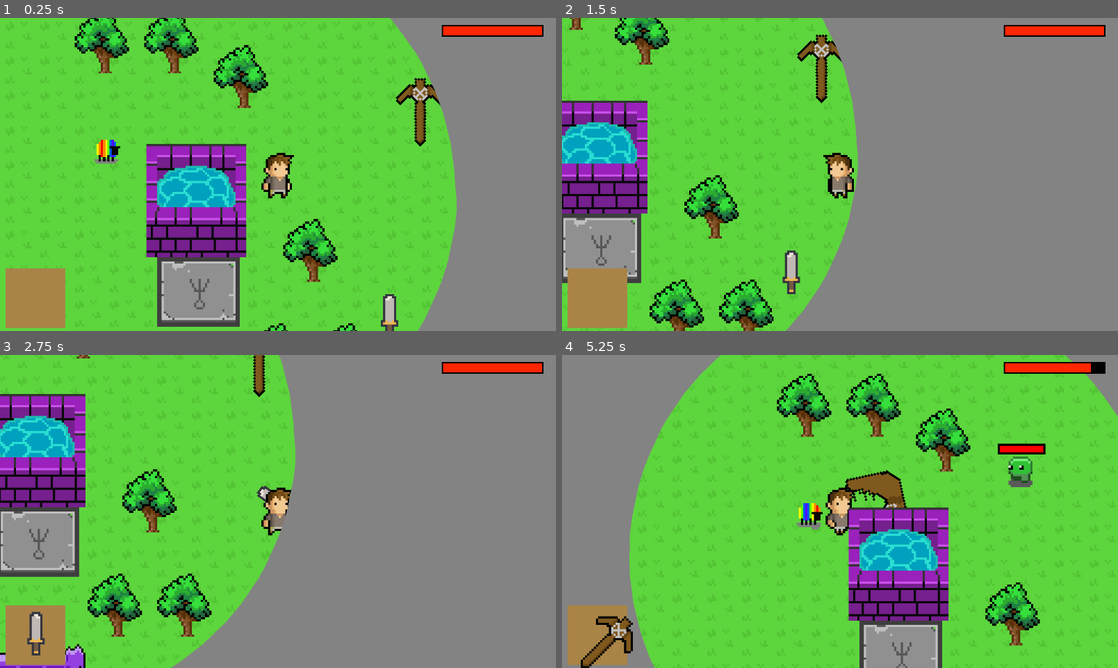
Above: before the commit, frames 1-4 (two rows, left to right).
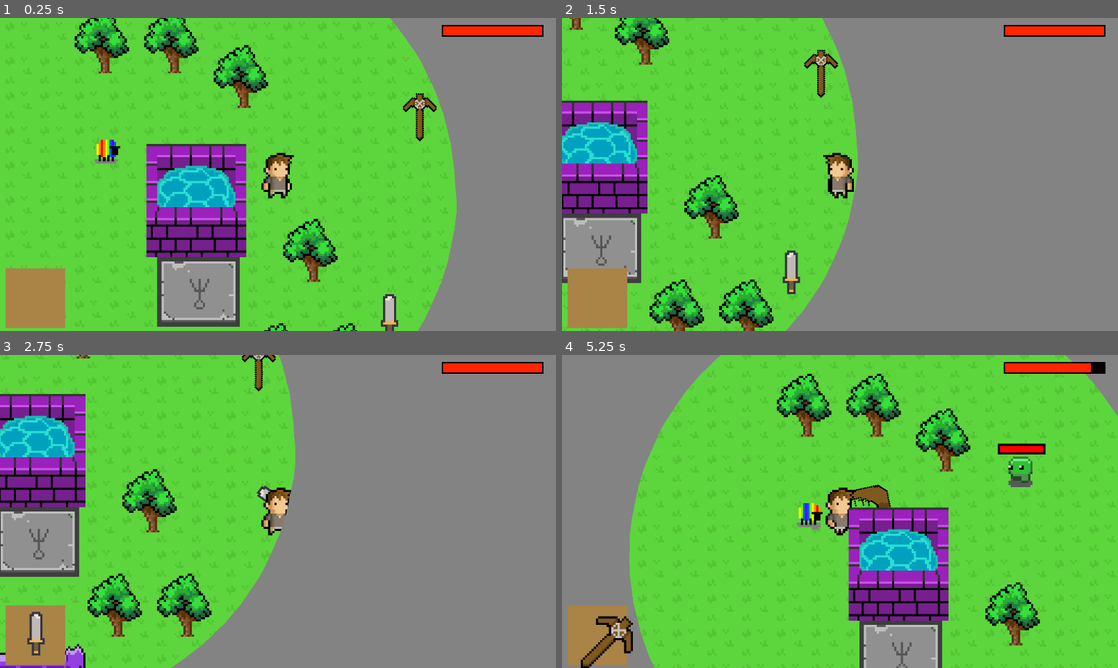
Above: after the commit, the same moments.

Repository: Tourtle21/DefendersOfTheKeep
Game: Godot game, scene res://world/world.tscn
Two runs of this game, one before a commit and one after it. Both use one fixed random seed, a clock stepped at 60 frames per second and the inputs below. Sound files missing from this copy of the repository are replaced by a short silence.
Inputs (mouse positions are in pixels of both pictures, inside the frame that each line leads up to):
- Up to frame 1 (0.25 s): no input
- Up to frame 2 (1.5 s): move the mouse to (962, 158) at 0.52 s; hold D (move_right) 0.53-1.28 s; click (962, 158) at 0.67 s; move the mouse to (728, 190) at 1.27 s; hold S (move_down) from 1.28 s (still down)
- Up to frame 3 (2.75 s): move the mouse to (333, 442) at 2.02 s; release S (move_down) at 2.03 s; hold D (move_right) from 2.03 s (still down)
- Up to frame 4 (5.25 s): move the mouse to (812, 574) at 2.77 s; release D (move_right) at 2.78 s; hold W (move_up) 2.78-3.53 s; click (812, 574) at 2.92 s; move the mouse to (1006, 558) at 3.52 s; hold A (move_left) 3.53-5.03 s; move the mouse to (673, 464) at 4.27 s; move the mouse to (867, 511) at 5.02 s; hold S (move_down) from 5.03 s (still down); click (867, 511) at 5.17 s

The runs differ from the first frame. In frame 1, 0.7% of the frame differs, in the area x 71-80%, y 19-42%; in frame 2, 0.7%; in frame 3, 0.2%; in frame 4, 0.9%, in the area x 50-62%, y 36-49%.

Commit message:
Added shake to trees

Diff:
--- a/collectables/rock/big_rock.tscn
+++ b/collectables/rock/big_rock.tscn
@@ -6,8 +6,8 @@
 radius = 11.0
 
 [node name="BigRock" type="StaticBody2D"]
-collision_layer = 8
-collision_mask = 3
+collision_layer = 128
+collision_mask = 19
 
 [node name="Sprite2D" type="Sprite2D" parent="."]
 texture_filter = 1
--- a/collectables/rock/medium_rock.tscn
+++ b/collectables/rock/medium_rock.tscn
@@ -7,8 +7,8 @@
 height = 14.0
 
 [node name="MediumRock" type="StaticBody2D"]
-collision_layer = 8
-collision_mask = 3
+collision_layer = 128
+collision_mask = 19
 
 [node name="Sprite2D" type="Sprite2D" parent="."]
 texture_filter = 1
--- a/collectables/rock/small_rocks.tscn
+++ b/collectables/rock/small_rocks.tscn
@@ -6,8 +6,8 @@
 size = Vector2(11, 11)
 
 [node name="SmallRocks" type="StaticBody2D"]
-collision_layer = 8
-collision_mask = 3
+collision_layer = 128
+collision_mask = 19
 
 [node name="Sprite2D" type="Sprite2D" parent="."]
 texture_filter = 1
--- /dev/null
+++ b/collectables/tree/tree.gd
@@ -0,0 +1,21 @@
+extends StaticBody2D
+
+var is_taking_damage = false
+
+# Called when the node enters the scene tree for the first time.
+func _ready() -> void:
+	pass # Replace with function body.
+
+
+# Called every frame. 'delta' is the elapsed time since the previous frame.
+func _process(delta: float) -> void:
+	pass
+
+func take_damage(position) -> void:
+	is_taking_damage = true
+	$AnimationPlayer.play("shake")
+
+
+func _on_animation_player_animation_finished(anim_name: StringName) -> void:
+	$AnimationPlayer.play("RESET")
+	is_taking_damage = false
--- a/collectables/tree/tree.tscn
+++ b/collectables/tree/tree.tscn
@@ -1,14 +1,53 @@
-[gd_scene load_steps=3 format=3 uid="uid://bdb8kv72oovcr"]
+[gd_scene load_steps=7 format=3 uid="uid://bdb8kv72oovcr"]
 
 [ext_resource type="Texture2D" uid="uid://dx4bqm58kjyjp" path="res://collectables/tree/tree.png" id="1_qk3ct"]
+[ext_resource type="Script" path="res://collectables/tree/tree.gd" id="1_ybxg2"]
 
 [sub_resource type="CapsuleShape2D" id="CapsuleShape2D_ipa04"]
 radius = 1.5
 height = 6.0
 
+[sub_resource type="Animation" id="Animation_q55jd"]
+resource_name = "shake"
+length = 0.5
+tracks/0/type = "value"
+tracks/0/imported = false
+tracks/0/enabled = true
+tracks/0/path = NodePath("Sprite2D:offset")
+tracks/0/interp = 1
+tracks/0/loop_wrap = true
+tracks/0/keys = {
+"times": PackedFloat32Array(0, 0.05, 0.133333, 0.166667, 0.3, 0.4),
+"transitions": PackedFloat32Array(1, 1, 1, 1, 1, 1),
+"update": 0,
+"values": [Vector2(-2, 0), Vector2(2, 0), Vector2(-2, 0), Vector2(2, 0), Vector2(-2, 0), Vector2(2, 0)]
+}
+
+[sub_resource type="Animation" id="Animation_xwxpq"]
+length = 0.001
+tracks/0/type = "value"
+tracks/0/imported = false
+tracks/0/enabled = true
+tracks/0/path = NodePath("Sprite2D:offset")
+tracks/0/interp = 1
+tracks/0/loop_wrap = true
+tracks/0/keys = {
+"times": PackedFloat32Array(0),
+"transitions": PackedFloat32Array(1),
+"update": 0,
+"values": [Vector2(0, 0)]
+}
+
+[sub_resource type="AnimationLibrary" id="AnimationLibrary_h555c"]
+_data = {
+"RESET": SubResource("Animation_xwxpq"),
+"shake": SubResource("Animation_q55jd")
+}
+
 [node name="Tree" type="StaticBody2D"]
-collision_layer = 8
-collision_mask = 3
+collision_layer = 128
+collision_mask = 19
+script = ExtResource("1_ybxg2")
 
 [node name="Sprite2D" type="Sprite2D" parent="."]
 texture_filter = 1
@@ -19,5 +58,9 @@
 rotation = 1.5708
 shape = SubResource("CapsuleShape2D_ipa04")
 
-[node name="NavigationObstacle2D" type="NavigationObstacle2D" parent="."]
-radius = 10.0
+[node name="AnimationPlayer" type="AnimationPlayer" parent="."]
+libraries = {
+"": SubResource("AnimationLibrary_h555c")
+}
+
+[connection signal="animation_finished" from="AnimationPlayer" to="." method="_on_animation_player_animation_finished"]
--- a/enemies/blobbert/blobbert.tscn
+++ b/enemies/blobbert/blobbert.tscn
@@ -51,7 +51,7 @@
 
 [node name="Blobbert" type="CharacterBody2D" groups=["enemy"]]
 collision_layer = 2
-collision_mask = 31
+collision_mask = 159
 motion_mode = 1
 wall_min_slide_angle = 0.0
 script = ExtResource("1_ebrrg")
--- a/enemies/goblin/goblin.tscn
+++ b/enemies/goblin/goblin.tscn
@@ -68,7 +68,7 @@
 
 [node name="Goblin" type="CharacterBody2D" groups=["enemy"]]
 collision_layer = 2
-collision_mask = 31
+collision_mask = 159
 motion_mode = 1
 wall_min_slide_angle = 0.0
 script = ExtResource("1_mu5q7")
--- a/hitboxes/hitbox.tscn
+++ b/hitboxes/hitbox.tscn
@@ -4,7 +4,7 @@
 
 [node name="Hitbox" type="Area2D"]
 collision_layer = 16
-collision_mask = 0
+collision_mask = 131
 script = ExtResource("1_e21o6")
 
 [node name="CollisionShape2D" type="CollisionShape2D" parent="."]
--- a/items/tools/pickaxe/pickaxe.tscn
+++ b/items/tools/pickaxe/pickaxe.tscn
@@ -1,8 +1,9 @@
-[gd_scene load_steps=8 format=3 uid="uid://ba1aj2feaa8p2"]
+[gd_scene load_steps=12 format=3 uid="uid://ba1aj2feaa8p2"]
 
 [ext_resource type="Script" path="res://items/item.gd" id="1_iiku3"]
 [ext_resource type="Texture2D" uid="uid://dd8x7uuuau75u" path="res://items/tools/pickaxe/pickaxe.png" id="2_rmoyj"]
 [ext_resource type="PackedScene" uid="uid://dkqp16m8fnwyo" path="res://collectables/collectable.tscn" id="3_pk2vj"]
+[ext_resource type="PackedScene" uid="uid://ct3ybaw6glffy" path="res://hitboxes/hitbox.tscn" id="4_aygdn"]
 
 [sub_resource type="Animation" id="Animation_s0h3y"]
 length = 0.001
@@ -41,6 +42,42 @@
 "transitions": PackedFloat32Array(1),
 "update": 0,
 "values": [Vector2(1, 1)]
+}
+tracks/3/type = "value"
+tracks/3/imported = false
+tracks/3/enabled = true
+tracks/3/path = NodePath("Hitbox2/CollisionShape2D4:disabled")
+tracks/3/interp = 1
+tracks/3/loop_wrap = true
+tracks/3/keys = {
+"times": PackedFloat32Array(0),
+"transitions": PackedFloat32Array(1),
+"update": 1,
+"values": [true]
+}
+tracks/4/type = "value"
+tracks/4/imported = false
+tracks/4/enabled = true
+tracks/4/path = NodePath("Hitbox2/CollisionShape2D2:disabled")
+tracks/4/interp = 1
+tracks/4/loop_wrap = true
+tracks/4/keys = {
+"times": PackedFloat32Array(0),
+"transitions": PackedFloat32Array(1),
+"update": 1,
+"values": [true]
+}
+tracks/5/type = "value"
+tracks/5/imported = false
+tracks/5/enabled = true
+tracks/5/path = NodePath("Hitbox2/CollisionShape2D3:disabled")
+tracks/5/interp = 1
+tracks/5/loop_wrap = true
+tracks/5/keys = {
+"times": PackedFloat32Array(0),
+"transitions": PackedFloat32Array(1),
+"update": 1,
+"values": [true]
 }
 
 [sub_resource type="Animation" id="Animation_asgqb"]
@@ -82,6 +119,42 @@
 "update": 0,
 "values": [Vector2(1, 1)]
 }
+tracks/3/type = "value"
+tracks/3/imported = false
+tracks/3/enabled = true
+tracks/3/path = NodePath("Hitbox2/CollisionShape2D4:disabled")
+tracks/3/interp = 1
+tracks/3/loop_wrap = true
+tracks/3/keys = {
+"times": PackedFloat32Array(0),
+"transitions": PackedFloat32Array(1),
+"update": 1,
+"values": [false]
+}
+tracks/4/type = "value"
+tracks/4/imported = false
+tracks/4/enabled = true
+tracks/4/path = NodePath("Hitbox2/CollisionShape2D2:disabled")
+tracks/4/interp = 1
+tracks/4/loop_wrap = true
+tracks/4/keys = {
+"times": PackedFloat32Array(0),
+"transitions": PackedFloat32Array(1),
+"update": 1,
+"values": [false]
+}
+tracks/5/type = "value"
+tracks/5/imported = false
+tracks/5/enabled = true
+tracks/5/path = NodePath("Hitbox2/CollisionShape2D3:disabled")
+tracks/5/interp = 1
+tracks/5/loop_wrap = true
+tracks/5/keys = {
+"times": PackedFloat32Array(0),
+"transitions": PackedFloat32Array(1),
+"update": 1,
+"values": [false]
+}
 
 [sub_resource type="AnimationLibrary" id="AnimationLibrary_demb1"]
 _data = {
@@ -90,7 +163,20 @@
 }
 
 [sub_resource type="CapsuleShape2D" id="CapsuleShape2D_fh3rr"]
-radius = 11.3081
+radius = 7.61121
+height = 23.3992
+
+[sub_resource type="CapsuleShape2D" id="CapsuleShape2D_h4r1v"]
+radius = 3.0
+height = 16.0
+
+[sub_resource type="CapsuleShape2D" id="CapsuleShape2D_aa3fc"]
+radius = 3.15849
+height = 12.0951
+
+[sub_resource type="CapsuleShape2D" id="CapsuleShape2D_udn2f"]
+radius = 5.0
+height = 20.0
 
 [node name="Pickaxe" type="Node2D"]
 rotation = -0.785398
@@ -98,7 +184,8 @@
 
 [node name="Sprite2D" type="Sprite2D" parent="."]
 texture_filter = 1
-position = Vector2(5, -13)
+position = Vector2(4.24264, -10.1269)
+scale = Vector2(0.7, 0.7)
 texture = ExtResource("2_rmoyj")
 hframes = 2
 vframes = 2
@@ -109,9 +196,31 @@
 }
 
 [node name="Collectable" parent="." instance=ExtResource("3_pk2vj")]
-position = Vector2(7.85714, -8.71429)
+position = Vector2(7.09978, -5.8412)
 texture = ExtResource("2_rmoyj")
 
 [node name="CollisionShape2D" type="CollisionShape2D" parent="Collectable"]
+position = Vector2(-0.786074, -1.18521)
 rotation = 0.753982
 shape = SubResource("CapsuleShape2D_fh3rr")
+
+[node name="Hitbox2" parent="." instance=ExtResource("4_aygdn")]
+collision_mask = 128
+
+[node name="CollisionShape2D4" type="CollisionShape2D" parent="Hitbox2"]
+position = Vector2(4.24264, -4.24264)
+rotation = 0.785398
+shape = SubResource("CapsuleShape2D_h4r1v")
+disabled = true
+
+[node name="CollisionShape2D2" type="CollisionShape2D" parent="Hitbox2"]
+position = Vector2(-2.86102e-06, -14.1421)
+rotation = 0.785398
+shape = SubResource("CapsuleShape2D_aa3fc")
+disabled = true
+
+[node name="CollisionShape2D3" type="CollisionShape2D" parent="Hitbox2"]
+position = Vector2(9.8995, -12.7279)
+rotation = -0.785398
+shape = SubResource("CapsuleShape2D_udn2f")
+disabled = true
--- a/player/player.tscn
+++ b/player/player.tscn
@@ -77,7 +77,7 @@
 fill_to = Vector2(0.0555556, 0.0598291)
 
 [node name="Player" type="CharacterBody2D" groups=["player"]]
-collision_mask = 14
+collision_mask = 142
 script = ExtResource("1_rvxyq")
 controls = ExtResource("2_x0m2d")
 
--- a/project.godot
+++ b/project.godot
@@ -50,3 +50,4 @@
 2d_physics/layer_3="background"
 2d_physics/layer_4="collectables"
 2d_physics/layer_5="hitbox"
+2d_physics/layer_8="breakables"
